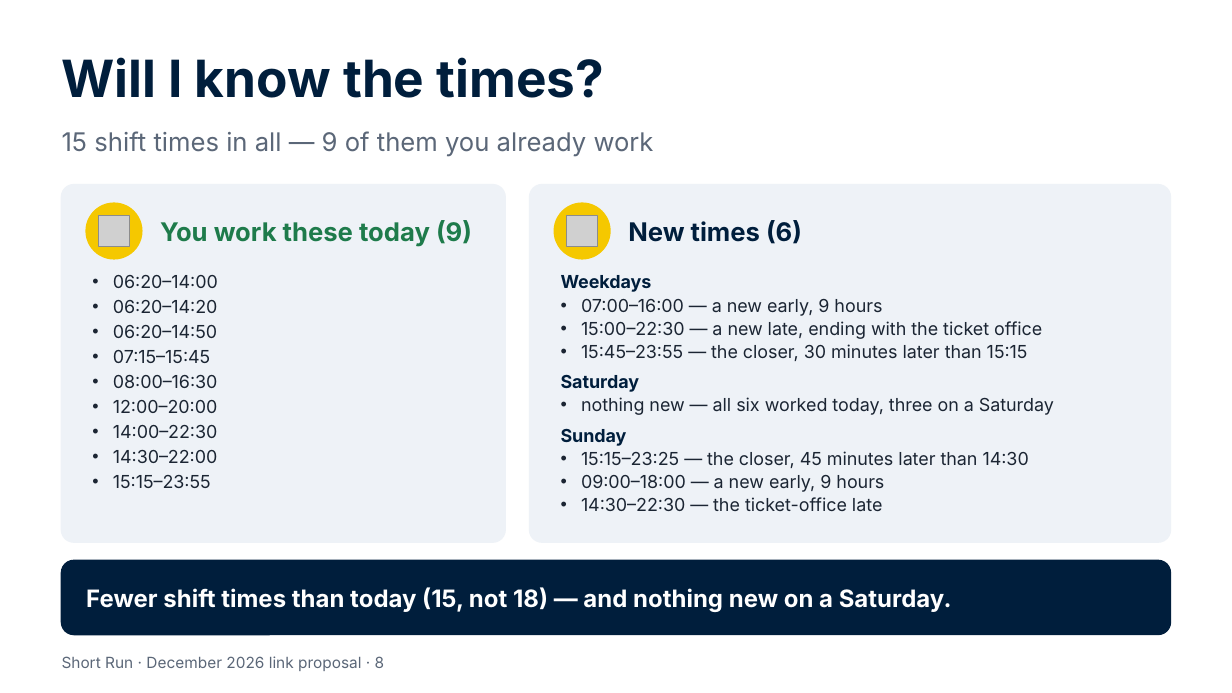
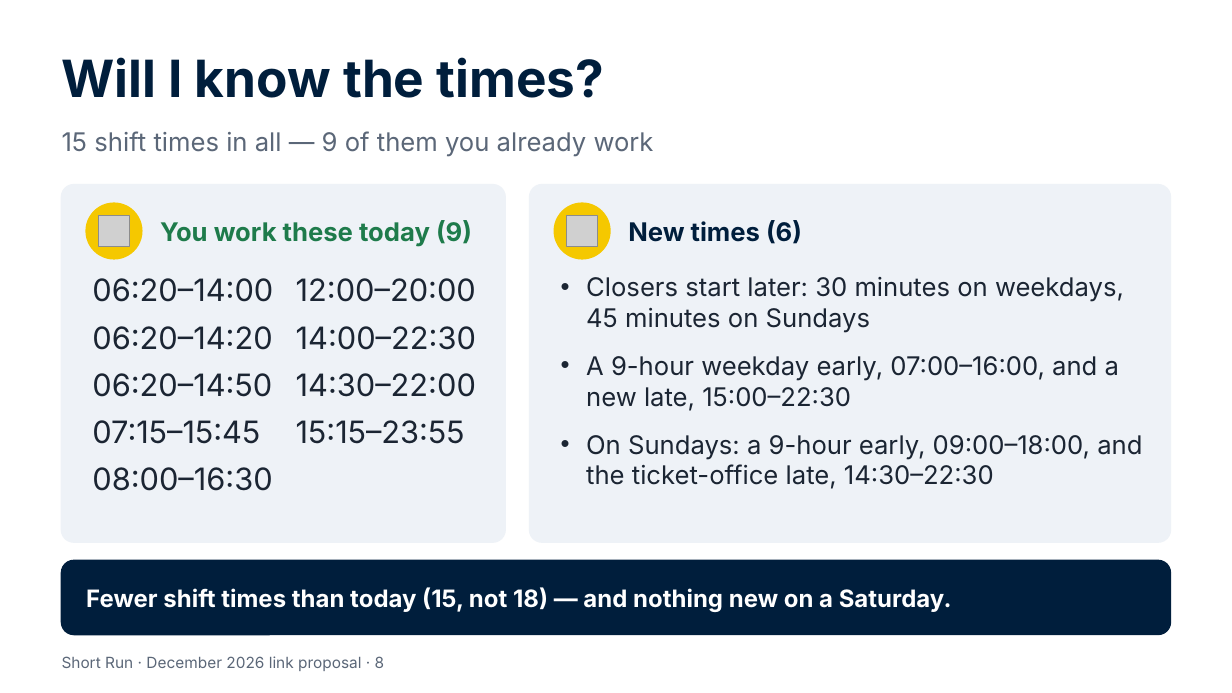
Before and after one commit to Garethdavidmiller/roster-app, a slide deck: slide 8 of docs/links-26/presentations/Short-Run-for-colleagues.pptx. Drawn at 1232x693 pixels with LibreOffice and Linux fonts; fonts in the diff are those of the drawing; grey boxes stand for pictures. Boxes give left, top, right and bottom in pixels: in the first picture for what was removed or moved away, otherwise in the second. Text is boxed around its words. In the diff, an @@ line names an element or a change of style, - is before the commit and + after.

```diff
--- a/docs/links-26/presentations/Short-Run-for-colleagues.pptx
+++ b/docs/links-26/presentations/Short-Run-for-colleagues.pptx
@@ text "06:20–14:00" at box(92, 278, 273, 491): size 10.5 to 18 pt; bullet • to none; more space between paragraphs @@
@@ text added at box(296, 278, 476, 444), 18 pt, text #1B2533 @@
+12:00–20:00
+14:00–22:30
+14:30–22:00
+15:15–23:55
@@ text at box(586, 277, 1142, 489): text changed; size 10.5 to 15 pt @@
-Weekdays
-• 07:00–16:00 — a new early, 9 hours
-• 15:00–22:30 — a new late, ending with the ticket office
-• 15:45–23:55 — the closer, 30 minutes later than 15:15
-Saturday
-• nothing new — all six worked today, three on a Saturday
-Sunday
-• 15:15–23:25 — the closer, 45 minutes later than 14:30
-• 09:00–18:00 — a new early, 9 hours
-• 14:30–22:30 — the ticket-office late
+• Closers start later: 30 minutes on weekdays, 45 minutes on Sundays
+• A 9-hour weekday early, 07:00–16:00, and a new late, 15:00–22:30
+• On Sundays: a 9-hour early, 09:00–18:00, and the ticket-office late, 14:30–22:30
@@ text at box(113, 400, 218, 488): paragraphs removed @@
-• 12:00–20:00
-• 14:00–22:30
-• 14:30–22:00
-• 15:15–23:55
```
Also in this commit, not shown: 5 other slides changed, 35 other files.
